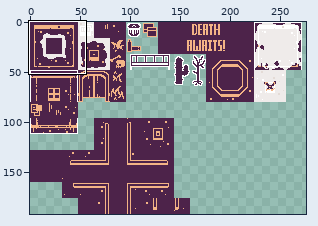
Sprite sheet -- public/assets/tilesets/tilesetPurple.png. Above, an overview of the earlier version with the close-up marked.
Close-up. Old version:
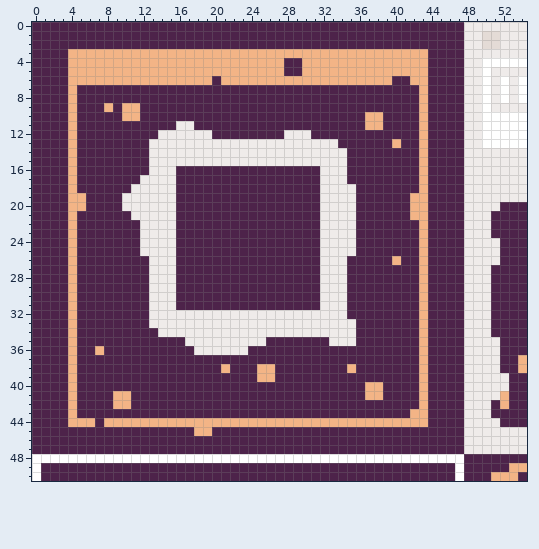
The file is 320x192 pixels. Shown: x 0..54, y 0..50. The wide view leaves out empty margins. The commit also changed other parts of the picture, which this record leaves out.
After the commit:
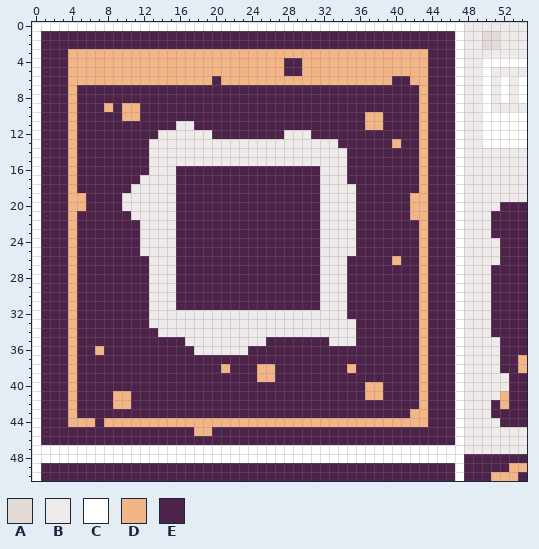
Palette (. is transparent): A #e4dbd6  B #efebea  C #ffffff  D #f3b486  E #4d234a
Changes in this commit:
Changed rows in their new state; - is an unchanged pixel.
first column x 0:
 0 CCCCCCCCCCCCCCCCCCCCCCCCCCCCCCCCCCCCCCCCCCCCCCCC
 1 C----------------------------------------------C
 2 C----------------------------------------------C
 3 C----------------------------------------------C
 4 C----------------------------------------------C
 5 C----------------------------------------------C
 6 C----------------------------------------------C
 7 C----------------------------------------------C
 8 C----------------------------------------------C
 9 C----------------------------------------------C
10 C----------------------------------------------C
11 C----------------------------------------------C
12 C----------------------------------------------C
13 C----------------------------------------------C
14 C----------------------------------------------C
15 C----------------------------------------------C
16 C----------------------------------------------C
17 C----------------------------------------------C
18 C----------------------------------------------C
19 C----------------------------------------------C
20 C----------------------------------------------C
21 C----------------------------------------------C
22 C----------------------------------------------C
23 C----------------------------------------------C
24 C----------------------------------------------C
25 C----------------------------------------------C
26 C----------------------------------------------C
27 C----------------------------------------------C
28 C----------------------------------------------C
29 C----------------------------------------------C
30 C----------------------------------------------C
31 C----------------------------------------------C
32 C----------------------------------------------C
33 C----------------------------------------------C
34 C----------------------------------------------C
35 C----------------------------------------------C
36 C----------------------------------------------C
37 C----------------------------------------------C
38 C----------------------------------------------C
39 C----------------------------------------------C
40 C----------------------------------------------C
41 C----------------------------------------------C
42 C----------------------------------------------C
43 C----------------------------------------------C
44 C----------------------------------------------C
45 C----------------------------------------------C
46 C----------------------------------------------C
47 CCCCCCCCCCCCCCCCCCCCCCCCCCCCCCCCCCCCCCCCCCCCCCCC
Where, in picture pixels (left, top, right, bottom), the same in both close-ups:
changed: (32, 22, 464, 454)
